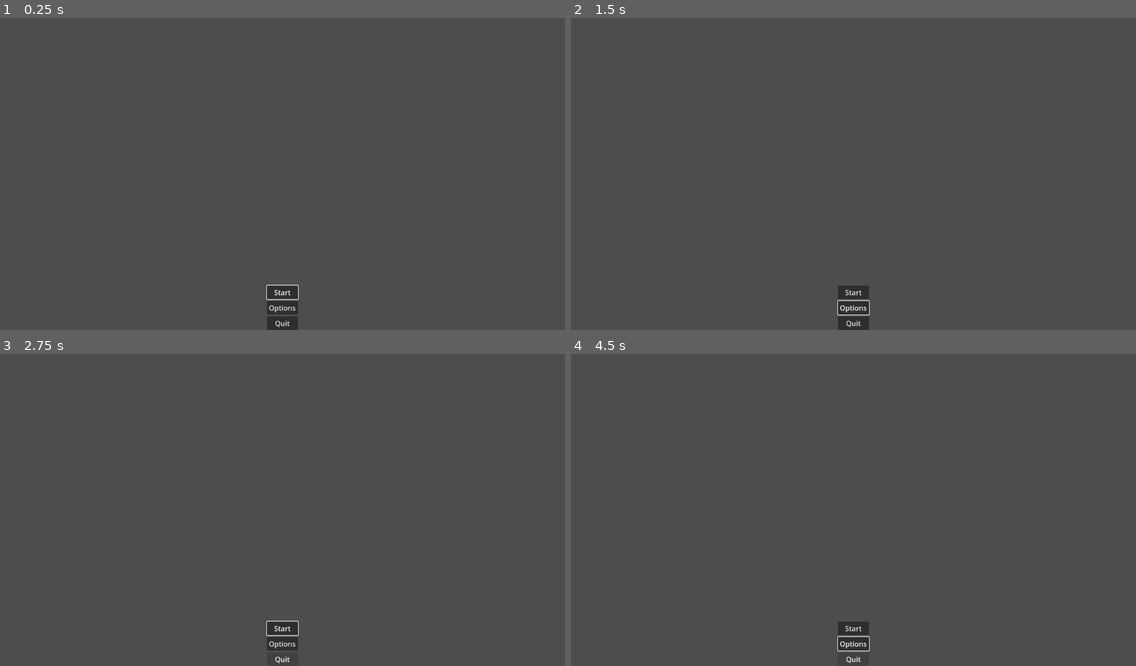
Above: before the commit, frames 1-4 (two rows, left to right).
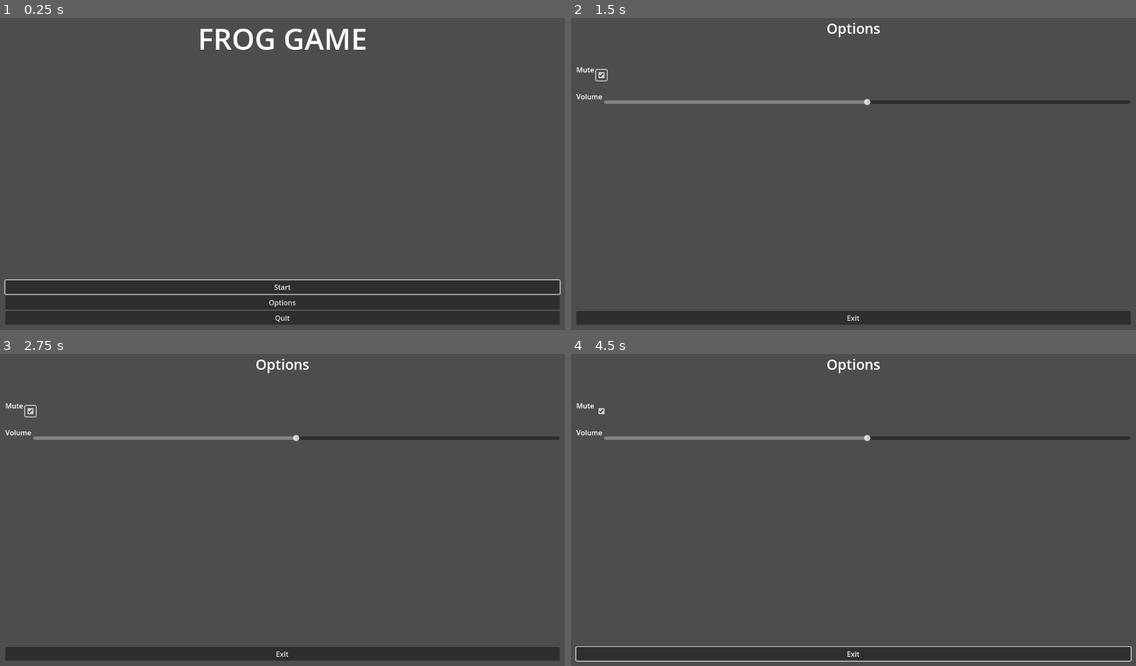
Above: after the commit, the same moments.

Repository: digma-industries/exploration
Game: Godot game, scene res://scenes/main_menu/main_menu.tscn
The game is run twice, just before and just after one commit, with the same random seed, the same clock (stepped at 60 frames per second) and the same inputs. This scene is started directly instead of the project's main scene.
Inputs (mouse positions are in pixels of both pictures, inside the frame that each line leads up to):
- Up to frame 1 (0.25 s): no input
- Up to frame 2 (1.5 s): click "Options" at 0.5 s; click (599, 74) at 1.27 s
- Up to frame 3 (2.75 s): click (282, 628) at 2 s, where only the run before the commit has a clickable "Start"
- Up to frame 4 (4.5 s): click (853, 628) at 2.75 s, where only the run before the commit has a clickable "Start"; tap Enter at 3.5 s; hold Right (move_right) 3.53-4.28 s; tap Space at 4.25 s; hold Down (move_down) from 4.28 s (still down)

The runs differ from the first frame. In frame 1, 13% of the frame differs, in the area x 0-100%, y 3-100%; in frame 2, 5.9%; in frame 3, 5.8%; in frame 4, 6.4%.
Error after the commit: Attempt to call function 'grab_focus' in base 'null instance' on a null instance. (res://scenes/options_menu/options_menu.gd:4)

Commit message:
add options menu

Diff:
--- a/scenes/main_menu/main_menu.gd
+++ b/scenes/main_menu/main_menu.gd
@@ -1,15 +1,15 @@
 extends Control
 
 func _ready() -> void:
-	$VBoxContainer/StartButton.grab_focus()
+    $MarginContainer/VBoxContainer/StartButton.grab_focus()
 
 func _on_start_button_pressed() -> void:
-	get_tree().change_scene_to_file("res://scenes/main_menu/main_menu.tscn") # todo ainskeep change me to start game scene
+    get_tree().change_scene_to_file("res://scenes/main_menu/main_menu.tscn") # todo ainskeep change me to start game scene
 
 
 func _on_options_button_pressed() -> void:
-	pass # Replace with function body.
+    get_tree().change_scene_to_file("res://scenes/options_menu/options_menu.tscn")
 
 
 func _on_quit_button_pressed() -> void:
-	get_tree().quit()
+    get_tree().quit()
--- a/scenes/main_menu/main_menu.tscn
+++ b/scenes/main_menu/main_menu.tscn
@@ -11,37 +11,48 @@
 grow_vertical = 2
 script = ExtResource("1_fsom3")
 
-[node name="VBoxContainer" type="VBoxContainer" parent="."]
+[node name="MarginContainer" type="MarginContainer" parent="."]
 layout_mode = 1
-anchors_preset = 7
-anchor_left = 0.5
-anchor_top = 1.0
-anchor_right = 0.5
+anchors_preset = 15
+anchor_right = 1.0
 anchor_bottom = 1.0
-offset_left = -35.0
-offset_top = -101.0
-offset_right = 35.0
 grow_horizontal = 2
-grow_vertical = 0
+grow_vertical = 2
+theme_override_constants/margin_left = 12
+theme_override_constants/margin_top = 12
+theme_override_constants/margin_right = 12
+theme_override_constants/margin_bottom = 12
 
-[node name="StartButton" type="Button" parent="VBoxContainer"]
+[node name="Label" type="Label" parent="MarginContainer"]
+layout_mode = 2
+size_flags_vertical = 0
+theme_override_font_sizes/font_size = 66
+text = "FROG GAME"
+horizontal_alignment = 1
+vertical_alignment = 1
+
+[node name="VBoxContainer" type="VBoxContainer" parent="MarginContainer"]
+layout_mode = 2
+size_flags_vertical = 8
+
+[node name="StartButton" type="Button" parent="MarginContainer/VBoxContainer"]
 layout_mode = 2
 focus_neighbor_top = NodePath("../QuitButton")
 focus_neighbor_bottom = NodePath("../OptionsButton")
 text = "Start"
 
-[node name="OptionsButton" type="Button" parent="VBoxContainer"]
+[node name="OptionsButton" type="Button" parent="MarginContainer/VBoxContainer"]
 layout_mode = 2
 focus_neighbor_top = NodePath("../StartButton")
 focus_neighbor_bottom = NodePath("../QuitButton")
 text = "Options"
 
-[node name="QuitButton" type="Button" parent="VBoxContainer"]
+[node name="QuitButton" type="Button" parent="MarginContainer/VBoxContainer"]
 layout_mode = 2
 focus_neighbor_top = NodePath("../OptionsButton")
 focus_neighbor_bottom = NodePath("../StartButton")
 text = "Quit"
 
-[connection signal="pressed" from="VBoxContainer/StartButton" to="." method="_on_start_button_pressed"]
-[connection signal="pressed" from="VBoxContainer/OptionsButton" to="." method="_on_options_button_pressed"]
-[connection signal="pressed" from="VBoxContainer/QuitButton" to="." method="_on_quit_button_pressed"]
+[connection signal="pressed" from="MarginContainer/VBoxContainer/StartButton" to="." method="_on_start_button_pressed"]
+[connection signal="pressed" from="MarginContainer/VBoxContainer/OptionsButton" to="." method="_on_options_button_pressed"]
+[connection signal="pressed" from="MarginContainer/VBoxContainer/QuitButton" to="." method="_on_quit_button_pressed"]
--- /dev/null
+++ b/scenes/options_menu/options_menu.gd
@@ -0,0 +1,15 @@
+extends Control
+
+func _ready() -> void:
+    $MarginContainer/VBoxContainer/ExitButton.grab_focus()
+
+func _on_exit_button_pressed() -> void:
+    get_tree().change_scene_to_file("res://scenes/main_menu/main_menu.tscn")
+
+
+func _on_volume_value_changed(value: float) -> void:
+  AudioServer.set_bus_volume_db(0, value)
+
+
+func _on_mute_button_toggled(toggled_on: bool) -> void:
+  AudioServer.set_bus_mute(0, toggled_on)
--- /dev/null
+++ b/scenes/options_menu/options_menu.tscn
@@ -0,0 +1,74 @@
+[gd_scene load_steps=2 format=3 uid="uid://6iqoacaao280"]
+
+[ext_resource type="Script" uid="uid://c5jh66y6jb6dw" path="res://scenes/options_menu/options_menu.gd" id="1_sglii"]
+
+[node name="OptionsMenu" type="Control"]
+layout_mode = 3
+anchors_preset = 15
+anchor_right = 1.0
+anchor_bottom = 1.0
+grow_horizontal = 2
+grow_vertical = 2
+script = ExtResource("1_sglii")
+
+[node name="MarginContainer" type="MarginContainer" parent="."]
+layout_mode = 1
+anchors_preset = 15
+anchor_right = 1.0
+anchor_bottom = 1.0
+grow_horizontal = 2
+grow_vertical = 2
+theme_override_constants/margin_left = 12
+theme_override_constants/margin_top = 12
+theme_override_constants/margin_right = 12
+theme_override_constants/margin_bottom = 12
+
+[node name="VBoxContainer" type="VBoxContainer" parent="MarginContainer"]
+layout_mode = 2
+theme_override_constants/separation = 12
+
+[node name="Title" type="Label" parent="MarginContainer/VBoxContainer"]
+layout_mode = 2
+theme_override_font_sizes/font_size = 32
+text = "Options
+"
+horizontal_alignment = 1
+vertical_alignment = 1
+
+[node name="HBoxContainer" type="HBoxContainer" parent="MarginContainer/VBoxContainer"]
+layout_mode = 2
+
+[node name="MuteLabel" type="Label" parent="MarginContainer/VBoxContainer/HBoxContainer"]
+layout_mode = 2
+size_flags_horizontal = 4
+text = "Mute
+"
+
+[node name="MuteButton" type="CheckBox" parent="MarginContainer/VBoxContainer/HBoxContainer"]
+layout_mode = 2
+size_flags_horizontal = 4
+size_flags_vertical = 4
+
+[node name="HBoxContainer2" type="HBoxContainer" parent="MarginContainer/VBoxContainer"]
+layout_mode = 2
+
+[node name="Label" type="Label" parent="MarginContainer/VBoxContainer/HBoxContainer2"]
+layout_mode = 2
+size_flags_horizontal = 0
+text = "Volume
+"
+
+[node name="Volume" type="HSlider" parent="MarginContainer/VBoxContainer/HBoxContainer2"]
+layout_mode = 2
+size_flags_horizontal = 3
+size_flags_vertical = 4
+value = 50.0
+
+[node name="ExitButton" type="Button" parent="MarginContainer"]
+layout_mode = 2
+size_flags_vertical = 8
+text = "Exit"
+
+[connection signal="toggled" from="MarginContainer/VBoxContainer/HBoxContainer/MuteButton" to="." method="_on_mute_button_toggled"]
+[connection signal="value_changed" from="MarginContainer/VBoxContainer/HBoxContainer2/Volume" to="." method="_on_volume_value_changed"]
+[connection signal="pressed" from="MarginContainer/ExitButton" to="." method="_on_exit_button_pressed"]
Not shown, added: scenes/options_menu/options_menu.gd.uid
